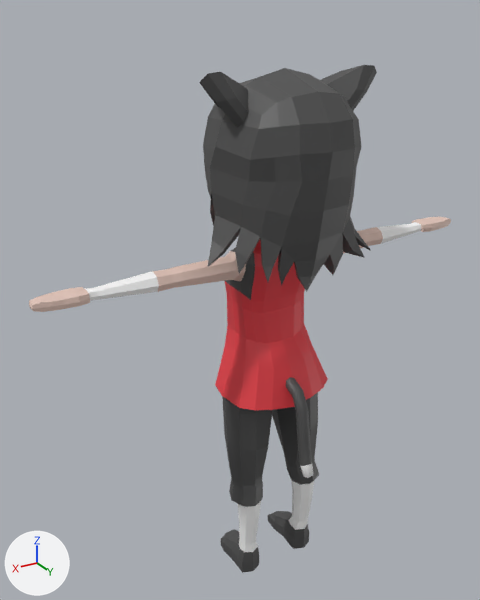
Renders of the FBX model Kappa's Quest/Assets/1_Personagens/2_Neko/Neko2.fbx from each side of a commit.
The view is the same before and after, from a 50 mm camera at (0.97, 1.441, 1.644) aimed at (0.06, -0.075, 0.886). The axes (+X, +Y, +Z) are drawn at lower left. The lights are the same throughout. Where no turn or scale is listed for an object, it has been applied to the vertices.

In view in the first picture: 'Cabelo', 'Cauda', 'Neko'.
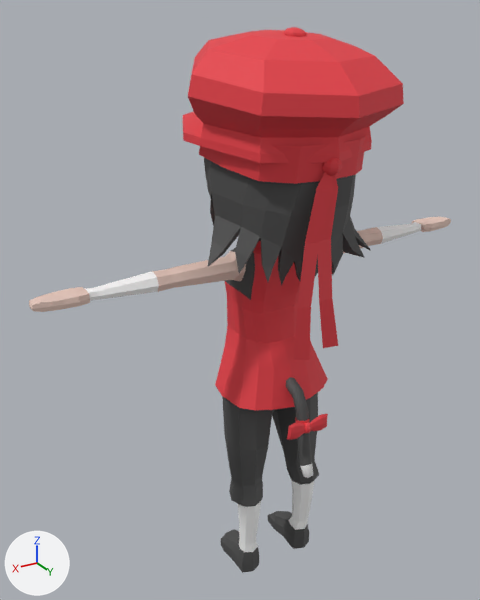
Where the newer file only moved an object's origin or applied its transform, the numbers keep the older frame.

Pixel boxes (x1, y1, x2, y2) of what changed, in the pictures (480 x 600 px):
'Boina', added (red): after (183, 27, 404, 163)
'Faixa', added (red): after (199, 136, 366, 360)
'Lacinho', added (red): after (287, 413, 328, 440)

What changed in the scene script:
```text
Add mat_material:
    mat_material = principled_material('Material')
    mat_material.base_color = (0.288, 0.288, 0.288)  # grey #929292
    mat_material.roughness = 0.69
Add me_cylinder_002:
    me_cylinder_002.from_pydata(...)  # 156 vertices, 152 faces; spans x -0.07..0.0678, y -0.0433..0.0151, z -0.0269..0.0299
    me_cylinder_002.materials.append(mat_material_013)  # red #e73d46
Add me_plane:
    me_plane.from_pydata(...)  # 110 vertices, 93 faces; spans x -0.212..0.195, y -0.359..0.096, z -0.448..0.137
    # faces by material slot: [8, 85]
    me_plane.materials.append(mat_material)  # grey #929292
    me_plane.materials.append(mat_material_013)  # red #e73d46
Add me_cylinder_006:
    me_cylinder_006.from_pydata(...)  # 153 vertices, 158 faces; spans x -0.347..0.199, y -0.511..0.121, z 0.75..1.031
    me_cylinder_006.materials.append(mat_material_013)  # red #e73d46
Add ob_lacinho:
    ob_lacinho = bpy.data.objects.new('Lacinho', me_cylinder_002)
    ob_lacinho.location = (0.004, 0.193, 0.586)
Add ob_faixa:
    ob_faixa = bpy.data.objects.new('Faixa', me_plane)
    ob_faixa.location = (0.003, 0.169, 1.28)
Add ob_boina:
    ob_boina = bpy.data.objects.new('Boina', me_cylinder_006)
    ob_boina.location = (0.075, 0.195, 0.585)
```
